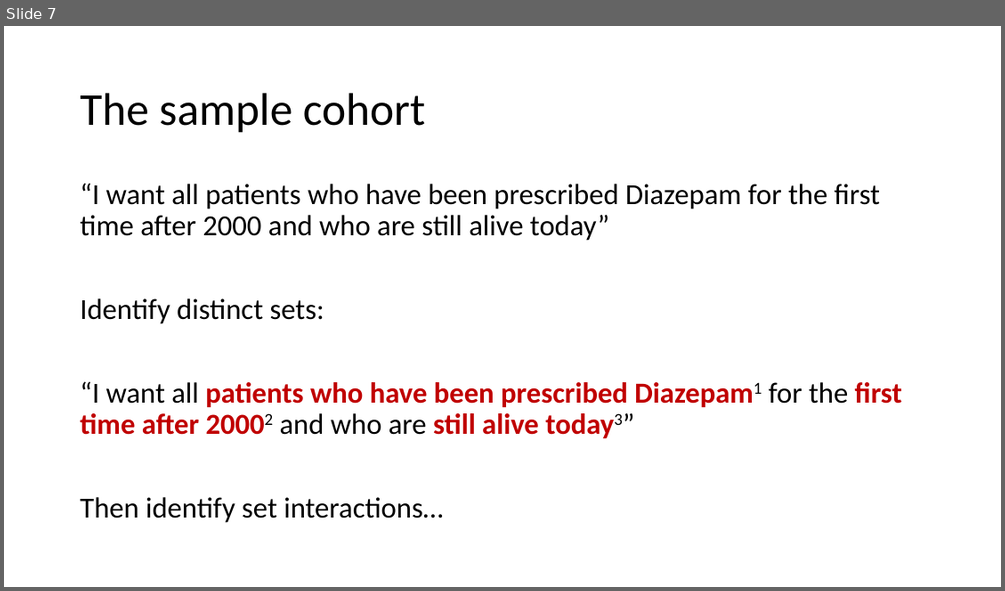
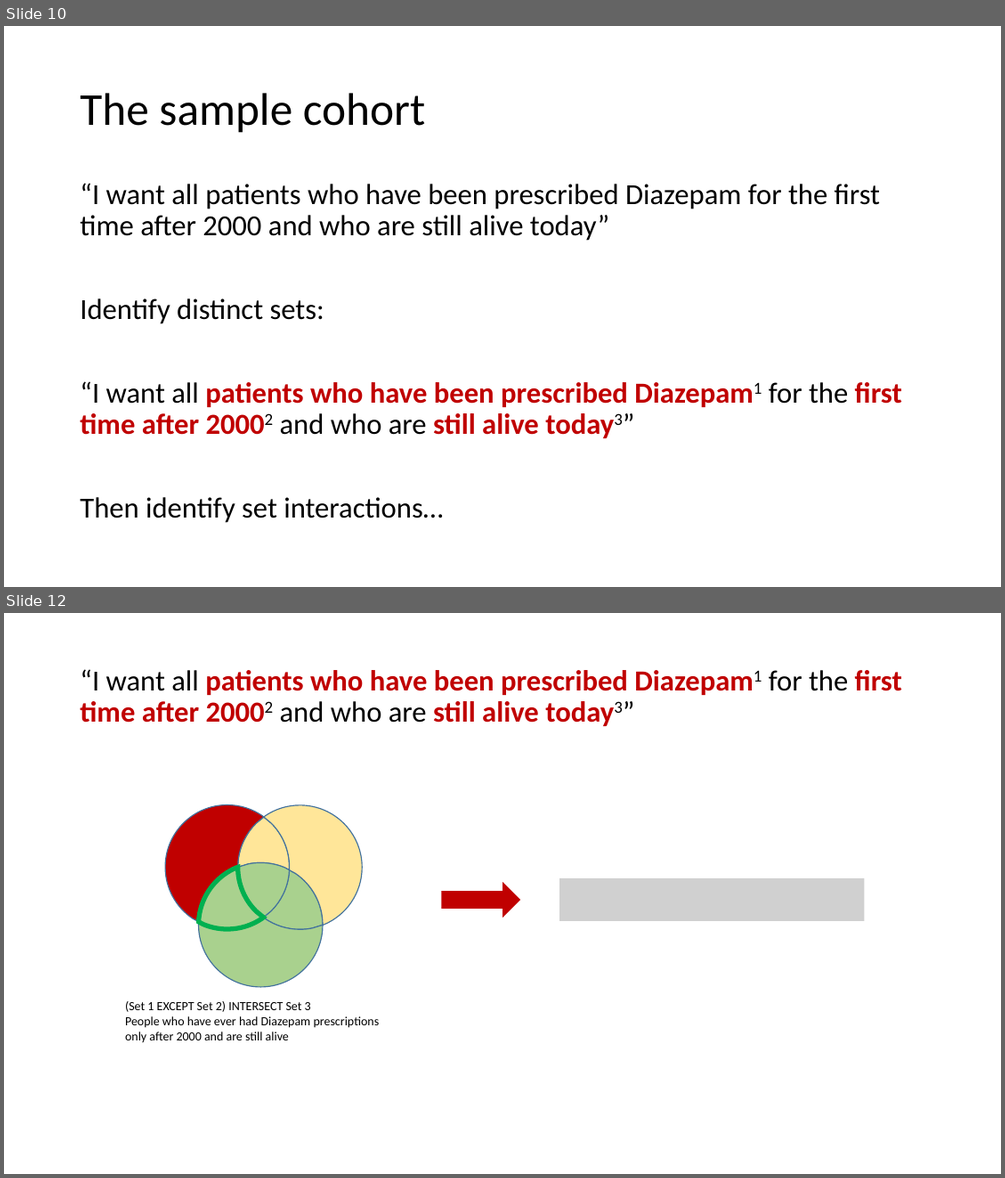
Before and after one commit to HicServices/RDMP, a slide deck: Documentation/Training/CohortBuilder.pptx. Shown one above the other, each under a label of ours: slide 7 before the commit, slides 10 and 12 after it; the slides between them are not shown. The pictures are 1005x591 and 1005x1178 pixels, drawn with LibreOffice and Linux fonts; fonts in the diff are those of the drawing; grey boxes stand for pictures. Boxes give left, top, right and bottom in pixels: in the first picture for what was removed or moved away, otherwise in the second. Text is boxed around its words. In the diff, an @@ line names an element or a change of style, - is before the commit and + after.

Commit message:
Added patient index table example.

```diff
--- a/Documentation/Training/CohortBuilder.pptx
+++ b/Documentation/Training/CohortBuilder.pptx
@@ slide 12 added at box(4, 613, 1001, 1174), background #FFFFFF @@
@@ title added at box(80, 669, 902, 722), 28 pt, text #C00000, bold @@
+“I want all patients who have been prescribed Diazepam1 for the first time after 20002 and who are still alive today3”
@@ group added at box(125, 805, 380, 1043): 7 freeform shapes, 1 text @@
+(Set 1 EXCEPT Set 2) INTERSECT Set 3
+People who have ever had Diazepam prescriptions only after 2000 and are still alive
@@ picture added at box(559, 878, 864, 921) @@
@@ down arrow added at box(442, 882, 520, 917), fill #C00000 @@
@@ what was slide 7 is now slide 10 @@
```
Also in this commit, not shown: 4 slides changed, 9 other slides added, 1 slide removed.
